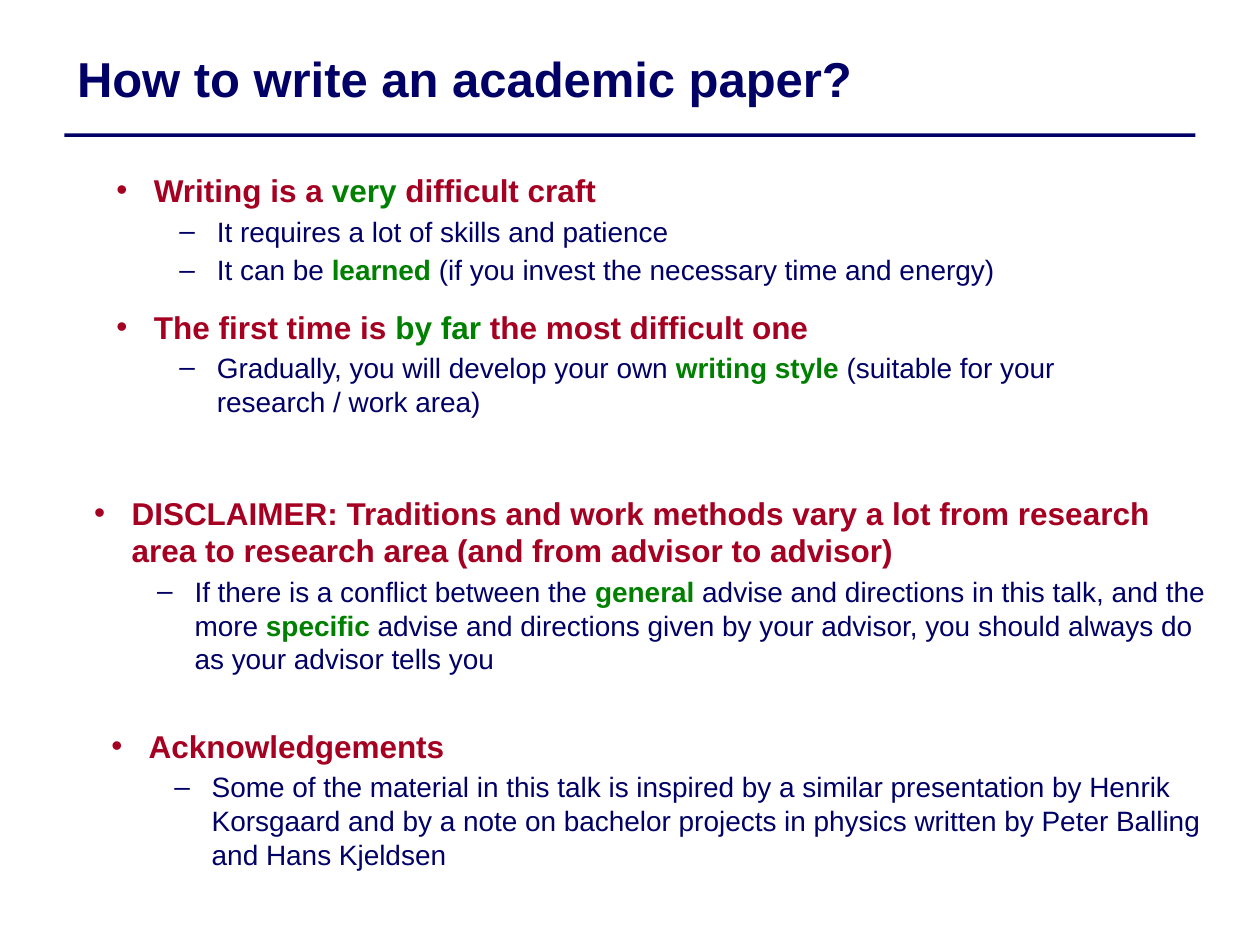
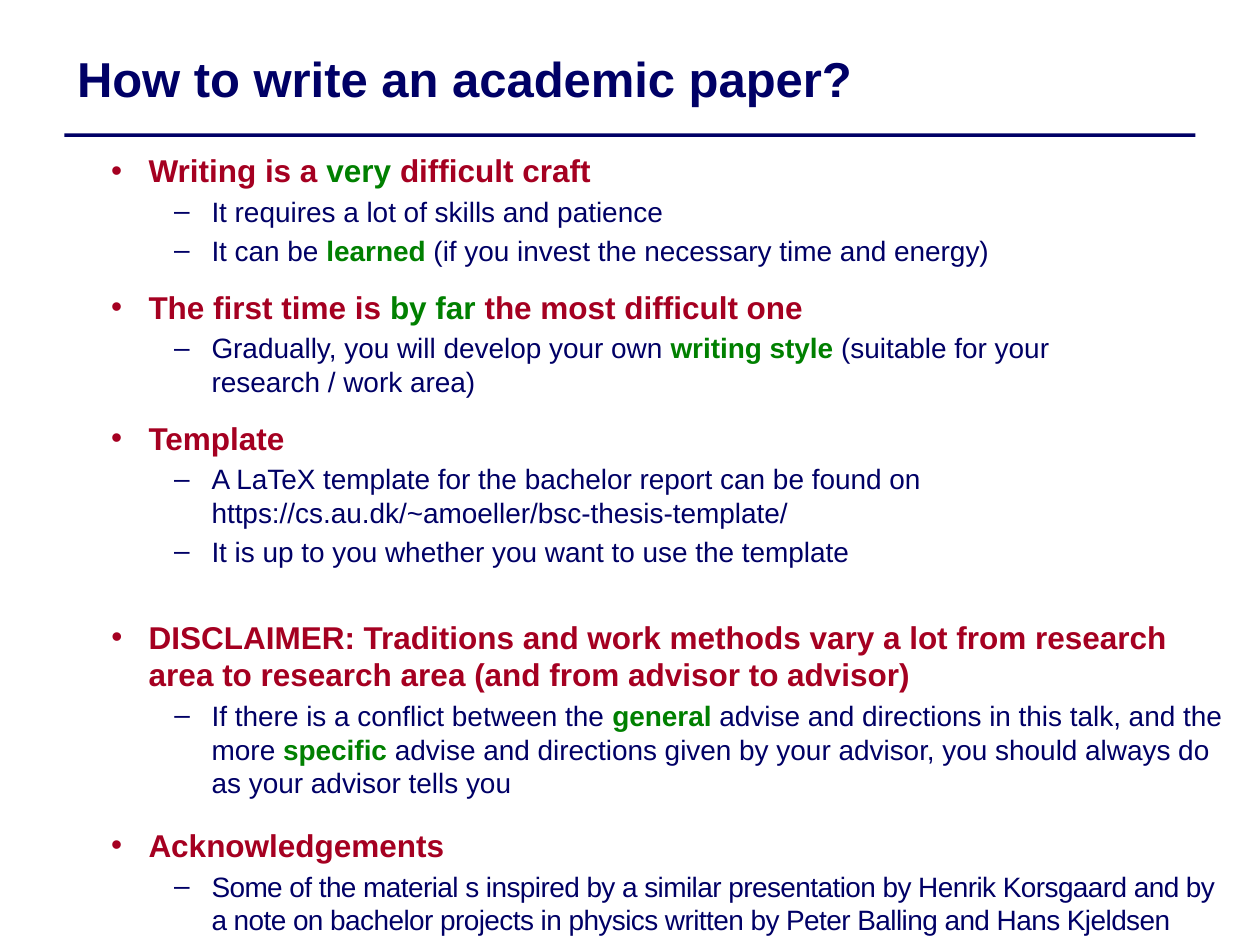
Before and after one commit to IntProgAU/Materiale, a slide deck: slide 1 of web/b24/2 Academic Writing.pptx. Drawn at 1260x945 pixels with LibreOffice and Linux fonts; fonts in the diff are those of the drawing. Boxes give left, top, right and bottom in pixels: in the first picture for what was removed or moved away, otherwise in the second. Text is boxed around its words. In the diff, an @@ line names an element or a change of style, - is before the commit and + after.

```diff
--- a/web/b24/2 Academic Writing.pptx
+++ b/web/b24/2 Academic Writing.pptx
@@ text "Writing is a very difficult ...": place and size @@
-text "Writing is a very difficult ..." at [154,179,1054,417]
+text "Writing is a very difficult ..." at [149,159,1049,567]
@@ text at [149,427,920,567]: paragraphs added @@
+  • Template
+  – A LaTeX template for the bachelor report can be found on
+    https://cs.au.dk/~amoeller/bsc-thesis-template/
+  – It is up to you whether you want to use the template
@@ text "DISCLAIMER: Traditions and work methods ...": place and size @@
-text "DISCLAIMER: Traditions and work methods ..." at [132,502,1205,674]
+text "DISCLAIMER: Traditions and work methods ..." at [149,626,1222,798]
@@ text "Acknowledgements": place and size @@
-text "Acknowledgements" at [149,735,1200,870]
+text "Acknowledgements" at [149,834,1215,935]
@@ text at [212,876,1215,935]: text changed @@
-  – Some of the material in this talk is inspired by a similar presentation by Henrik Korsgaard and by a note on bachelor projects in physics written by Peter Balling and Hans Kjeldsen
+  – Some of the material s inspired by a similar presentation by Henrik Korsgaard and by a note on bachelor projects in physics written by Peter Balling and Hans Kjeldsen
```
Also in this commit, not shown: 1 other slide changed.
